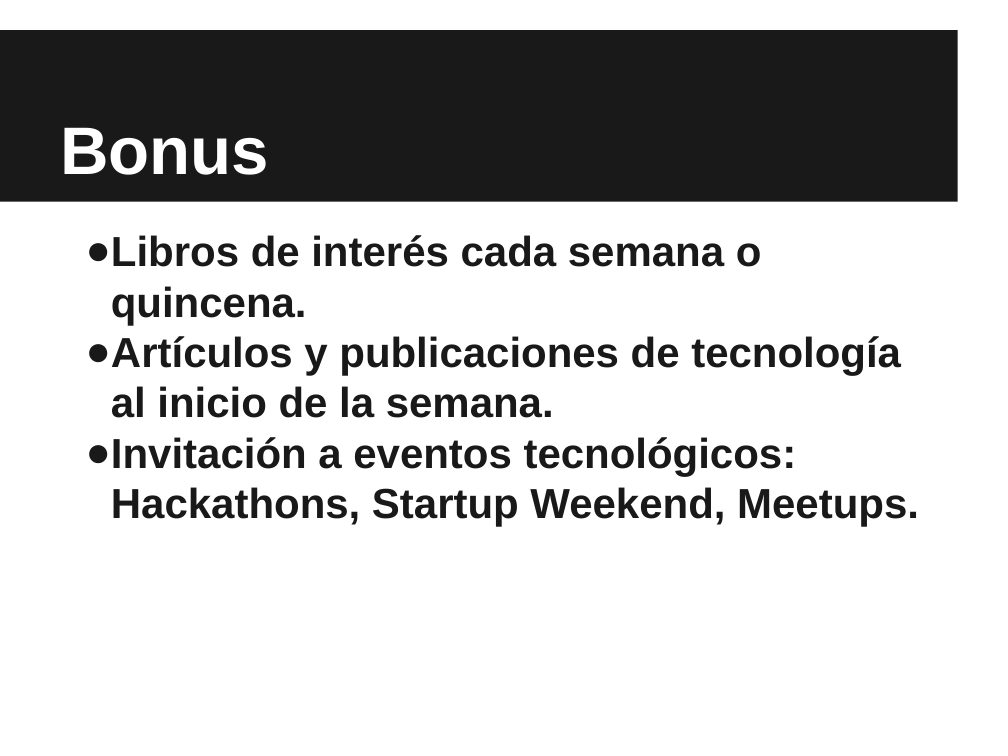
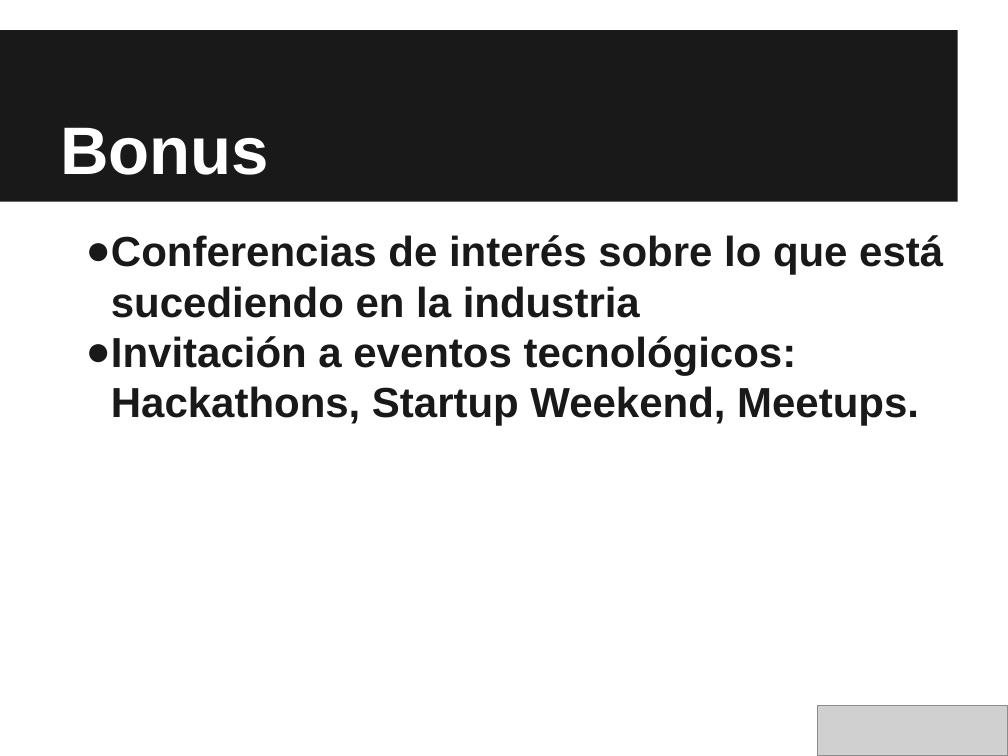
Before and after one commit to hackerschoolmty/newbies, a slide deck: slide 27 of Semana1/0. Intro/Newbies - Clase 0_ Inicio.pptx (slide 25 before the commit). Drawn at 1008x756 pixels with LibreOffice and Linux fonts; fonts in the diff are those of the drawing; grey boxes stand for pictures. Boxes give left, top, right and bottom in pixels: in the first picture for what was removed or moved away, otherwise in the second. Text is boxed around its words. In the diff, an @@ line names an element or a change of style, - is before the commit and + after.

```diff
--- a/Semana1/0. Intro/Newbies - Clase 0_ Inicio.pptx
+++ b/Semana1/0. Intro/Newbies - Clase 0_ Inicio.pptx
@@ text at (111, 235, 943, 318): text changed @@
-● Libros de interés cada semana o quincena.
-● Artículos y publicaciones de tecnología al inicio de la semana.
+● Conferencias de interés sobre lo que está sucediendo en la industria
@@ picture added at (817, 706, 1008, 756) @@
```
Also in this commit, not shown: 17 other slides changed, 4 slides added, 2 slides removed, 29 other files.
